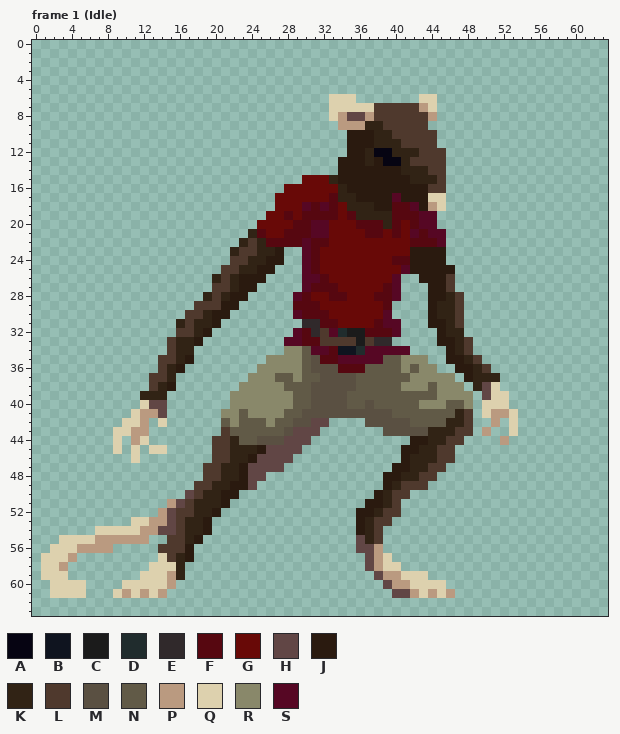
Pixel-art file: sprites/MC/idle/MCVFIdle.aseprite. The picture above was drawn from the file before the commit.
64x64 pixels, 13 frames. Shown: frame 1 (Idle). The commit also changed other frames, which this record leaves out.
Palette (. is transparent): A #060412  B #0f141f  C #1b1b1b  D #202c2d  E #30292b  F #560710  G #680907  H #614645  J #2a1a0f  K #312315  L #4f392d  M #5a5042  N #615a47  P #ba9a80  Q #ddd1ae  R #89886a  S #560724
After the commit:
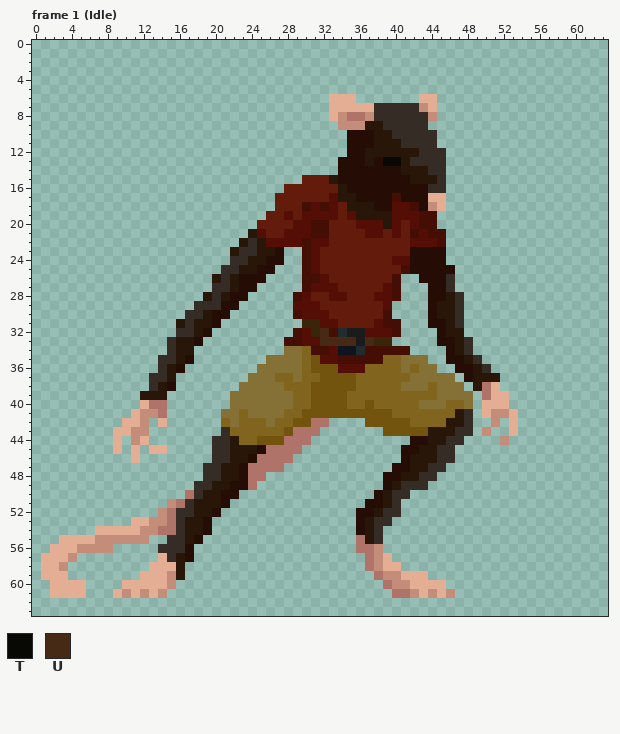
Colours new in this view: T #080805  U #472a16
Edits made:
Colour E changes from #30292b to #39250a.
Colour F changes from #560710 to #540e06.
Colour G changes from #680907 to #631b0b.
Colour H changes from #614645 to #b07369.
Colour J changes from #2a1a0f to #250c05.
Colour K changes from #312315 to #281709.
Colour L changes from #4f392d to #362c26.
Colour M changes from #5a5042 to #72540e.
Colour N changes from #615a47 to #81641d.
Colour P changes from #ba9a80 to #c38d7a.
Colour Q changes from #ddd1ae to #e3ae93.
Colour R changes from #89886a to #857035.
Colour S changes from #560724 to #450e05.
Frame 1 (Idle), layers "body/head", "body/torso":
Colour A becomes colour K in row 12 at x 38 to 39.
Colour A becomes colour T in row 13 at x 39 to 40.
Colour L becomes colour U in row 32 at x 32; in row 33 at x 32 to 35 and 37.
Boxes around the changes in both pictures, in picture pixels (x1, y1, x2, y2):
changed: (41, 94, 518, 598)
